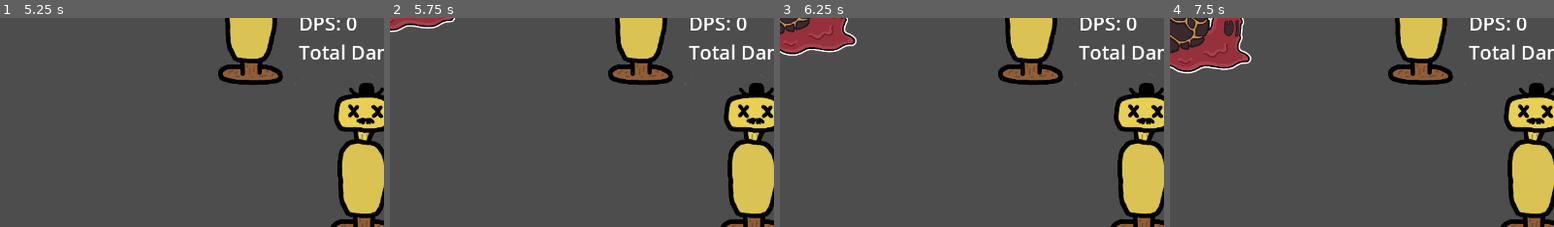
Above: before the commit, frames 1-4 (left to right).
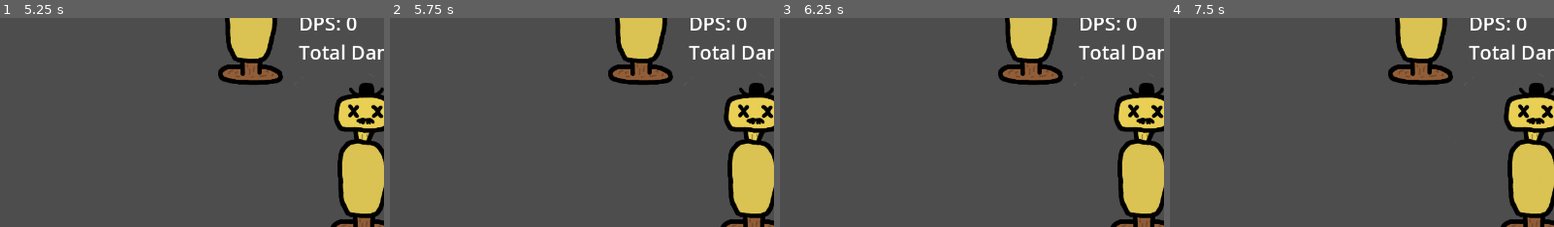
Above: after the commit, the same moments.

Repository: YummyBerry1108/P.A.L
Game: Godot game, scene res://scenes/menu.tscn
The game is run twice, just before and just after one commit, with the same random seed, the same clock (stepped at 60 frames per second) and the same inputs.
Inputs (mouse positions are % of the whole screen's width and height, from its top left):
- Up to frame 1 (5.25 s): click "Client" at 0.5 s; click "Start Game" at 1.25 s; tap Enter at 2, 4.25 s; move the mouse to (73, 47) at 2.02 s; hold D (right) 2.03-2.78 s; hold Space (shoot) 2.03-2.78 s; move the mouse to (30, 57) at 2.77 s; hold S (down) 2.78-3.53 s; tap Space (shoot) at 2.85, 4.35, 5 s; move the mouse to (61, 29) at 3.52 s; hold D (right) 3.53-4.28 s; hold Space (shoot) 3.53-4.28 s; move the mouse to (45, 73) at 4.27 s; hold W (up) 4.28-5.03 s; move the mouse to (81, 68) at 5.02 s; hold A (left) from 5.03 s (still down); hold Space (shoot) from 5.03 s (still down)
- Up to frame 2 (5.75 s): keep holding A (left); keep holding Space (shoot)
- Up to frame 3 (6.25 s): keep holding A (left); move the mouse to (20, 36) at 5.77 s; release Space (shoot) at 5.78 s; tap Space (shoot) at 5.85 s
- Up to frame 4 (7.5 s): move the mouse to (56, 52) at 6.52 s; release A (left) at 6.53 s; hold S (down) 6.53-7.28 s; hold Space (shoot) 6.53-7.28 s; move the mouse to (35, 26) at 7.27 s; hold D (right) from 7.28 s (still down); tap Space (shoot) at 7.35 s
The pictures show only the part of the screen within x 0-50%, y 0-50%; the shares and areas given below are measured in that part.

Frame 1 is identical in both runs. In frame 2, 0.8% of the frame differs, in the area x 0-17%, y 0-7%; in frame 3, 3.0%; in frame 4, 4.8%, in the area x 0-22%, y 0-27%.

Commit message:
enemy now spawn in enemy container, and can be sync by another spawner

Diff:
--- a/scenes/main.tscn
+++ b/scenes/main.tscn
@@ -1,10 +1,7 @@
-[gd_scene load_steps=9 format=3 uid="uid://mjpbg0kpp31x"]
+[gd_scene load_steps=6 format=3 uid="uid://mjpbg0kpp31x"]
 
 [ext_resource type="PackedScene" uid="uid://bj866ltlivhuw" path="res://scenes/etc/Dummy.tscn" id="1_0wfyh"]
 [ext_resource type="Script" uid="uid://dsdcddtelx5u8" path="res://scripts/main.gd" id="1_tipki"]
-[ext_resource type="PackedScene" uid="uid://cvbjuk7t2yx1x" path="res://scenes/enemies/rabbit.tscn" id="4_tefeu"]
-[ext_resource type="PackedScene" uid="uid://dfde1nigv6m7e" path="res://scenes/enemies/rock.tscn" id="5_o6xl0"]
-[ext_resource type="PackedScene" uid="uid://dpldsb20x272n" path="res://scenes/enemies/snail.tscn" id="6_tipki"]
 [ext_resource type="PackedScene" uid="uid://nj4em35bb2li" path="res://scenes/ui/health_bar.tscn" id="8_85g3d"]
 
 [sub_resource type="LabelSettings" id="LabelSettings_tipki"]
@@ -48,17 +45,14 @@
 [node name="MultiplayerSynchronizer" type="MultiplayerSynchronizer" parent="UI/TimeLabel"]
 replication_config = SubResource("SceneReplicationConfig_tefeu")
 
-[node name="Rabbit" parent="." instance=ExtResource("4_tefeu")]
-position = Vector2(-1163, 550)
-
-[node name="Rock" parent="." instance=ExtResource("5_o6xl0")]
-position = Vector2(-1285, -133)
-
-[node name="Snail" parent="." instance=ExtResource("6_tipki")]
-position = Vector2(-150, -479)
+[node name="EnemyContainer" type="Node2D" parent="."]
 
 [node name="PlayerContainer" type="Node2D" parent="."]
 
-[node name="MultiplayerSpawner" type="MultiplayerSpawner" parent="."]
-_spawnable_scenes = PackedStringArray("uid://dvcahiono6yix")
+[node name="EnemySpawner" type="MultiplayerSpawner" parent="."]
+_spawnable_scenes = PackedStringArray("uid://cvbjuk7t2yx1x", "uid://dfde1nigv6m7e", "uid://dpldsb20x272n")
+spawn_path = NodePath("../EnemyContainer")
+
+[node name="PlayerSpawner" type="MultiplayerSpawner" parent="."]
+_spawnable_scenes = PackedStringArray("uid://dvcahiono6yix", "uid://cvbjuk7t2yx1x")
 spawn_path = NodePath("../PlayerContainer")
--- a/scripts/lobby.gd
+++ b/scripts/lobby.gd
@@ -58,7 +58,6 @@
 	multiplayer.multiplayer_peer = OfflineMultiplayerPeer.new()
 	players.clear()
 
-
 # When the server decides to start the game from a UI scene,
 # do Lobby.load_game.rpc(filepath)
 @rpc("call_local", "reliable")
@@ -75,12 +74,10 @@
 			$/root/Main.start_game()
 			players_loaded = 0
 
-
 # When a peer connects, send them my player info.
 # This allows transfer of all desired data for each player, not only the unique ID.
 func _on_player_connected(id):
 	_register_player.rpc_id(id, player_info)
-
 
 @rpc("any_peer", "reliable")
 func _register_player(new_player_info):
--- a/scripts/main.gd
+++ b/scripts/main.gd
@@ -3,7 +3,9 @@
 @onready var health_bar: ProgressBar = $UI/HealthBar
 @onready var time_label: Label = $UI/TimeLabel
 @onready var player_container: Node2D = $PlayerContainer
-@onready var spawner: MultiplayerSpawner = $MultiplayerSpawner
+@onready var enemy_container: Node2D = $EnemyContainer
+@onready var player_spawner: MultiplayerSpawner = $PlayerSpawner
+@onready var enemy_spawner: MultiplayerSpawner = $EnemySpawner
 
 var player_scene = preload("res://scenes/player/player.tscn")
 var time_elapsed: float = 0.0
@@ -11,21 +13,26 @@
 
 func _ready() -> void:
 	Lobby.player_loaded.rpc_id(1)
-	spawner.spawned.connect(_on_spawned)
+	Lobby.server_disconnected.connect(_game_over)
+	player_spawner.spawned.connect(_on_player_spawned)
+	enemy_spawner.spawned.connect(_on_enemy_spawned)
 
 func _process(delta: float) -> void:
 	if is_timer_running:
 		time_elapsed += delta
 		_update_timer_ui()
 
-func _on_spawned(node: Player) -> void:
+func _on_player_spawned(node: Player) -> void:
 	#print("ID: ",  multiplayer.get_unique_id())
 	#print("Spawn: ", node.name)
 	if node.is_multiplayer_authority():
 		node.health_changed.connect(health_bar._set_health)
 		health_bar.init_health(node.hp)
 
-func _on_player_connected(id) -> void:
+func _on_enemy_spawned(node: Enemy) -> void:
+	pass
+
+func _add_player_node(id) -> void:
 	var player: Player = player_scene.instantiate()
 	player.global_position = Vector2.ZERO
 	player.name = str(id)
@@ -33,8 +40,7 @@
 	player_container.add_child(player)
 
 	if id == 1:
-		player.health_changed.connect(health_bar._set_health)
-		health_bar.init_health(player.hp)
+		_on_player_spawned(player)
 
 func _on_player_disconnected(id) -> void:
 	if player_container.has_node(str(id)):
@@ -49,13 +55,21 @@
 
 	time_label.text = "%02d:%02d" % [minutes, seconds]
 
-func spawn_enemy() -> void:
-	var enemy_node: PackedScene = load("res://scenes/enemies/" + "rock" + ".tscn")
-	var new_enemy: Enemy = enemy_node.instantiate()
-	new_enemy.global_position = Vector2(randf(), randf()) * 100
-	add_child(new_enemy)
+func _game_over() -> void:
+	get_tree().change_scene_to_file("res://scenes/menu.tscn")
+func spawn_enemy(enemy_name: String = "rock", amount: int = 1) -> void:
+	for i in range(amount):
+		var enemy_node: PackedScene = load("res://scenes/enemies/" + enemy_name + ".tscn")
+		var new_enemy: Enemy = enemy_node.instantiate()
+		new_enemy.global_position = Vector2(randf()*2 - 1, randf()*2 - 1) * 500
+		enemy_container.add_child(new_enemy, true)
 
+# Called only on the server.
 func start_game():
 	print("Game Start!")
 	for player_id in Lobby.players:
-		_on_player_connected(player_id)
+		_add_player_node(player_id)
+
+	spawn_enemy("rabbit", 1)
+	spawn_enemy("rock", 1)
+	spawn_enemy("snail", 1)
